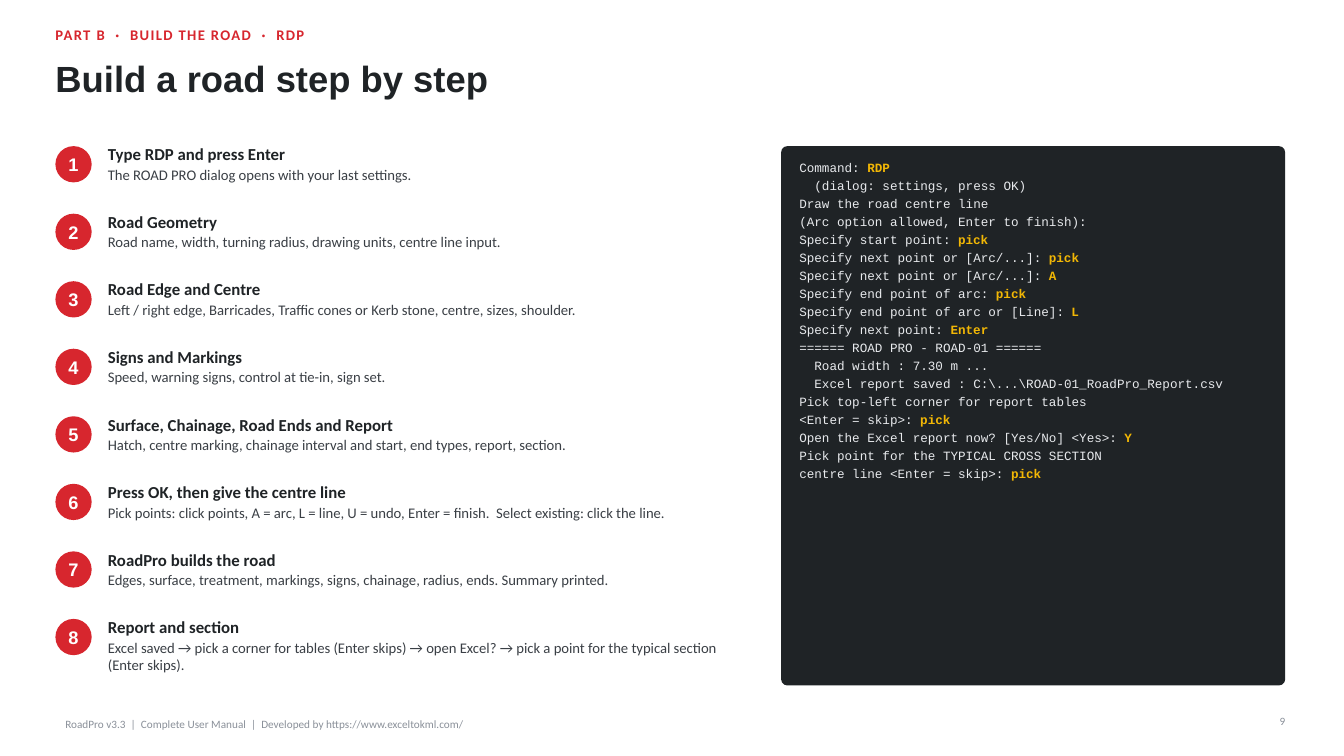
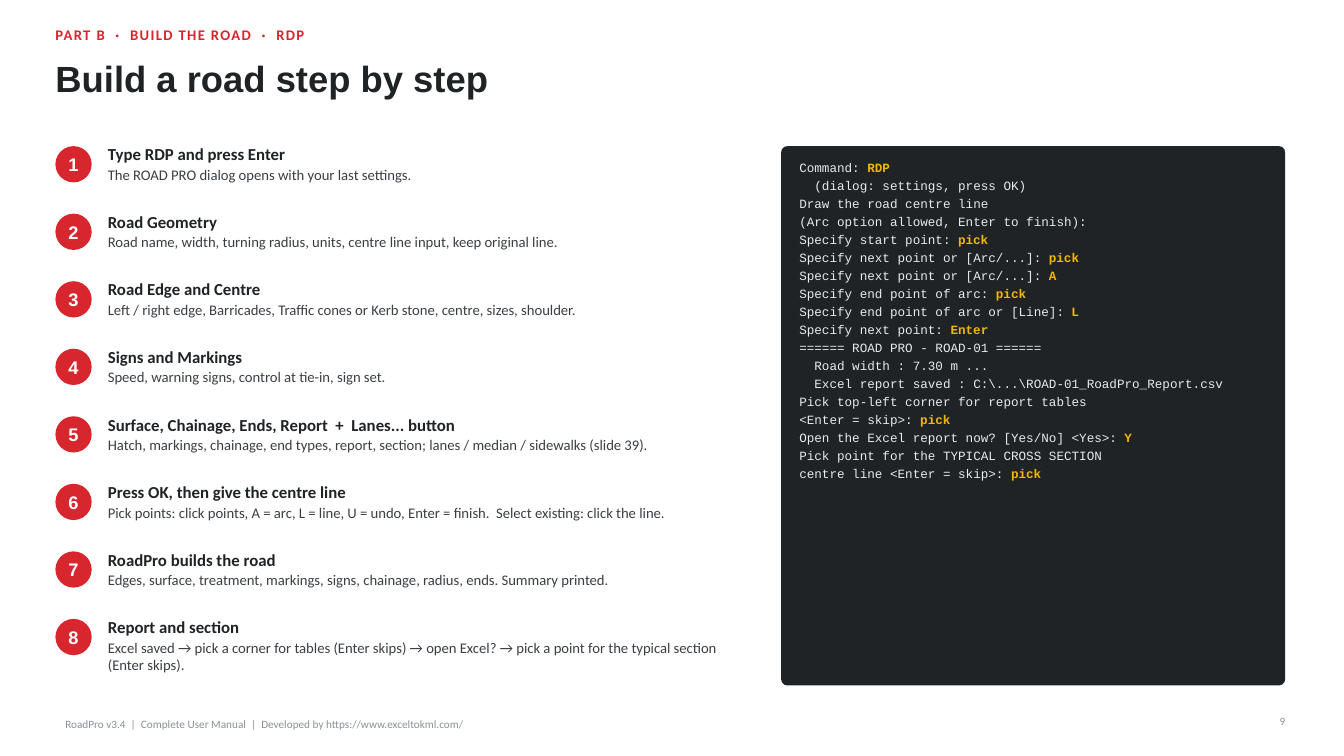
Before and after one commit to Asjad-Mehmood/KML-WEBSITE-, a slide deck: slide 9 of public/roadpro/RoadPro_User_Guide.pptx. Drawn at 1344x756 pixels with LibreOffice and Linux fonts; fonts in the diff are those of the drawing. Boxes give left, top, right and bottom in pixels: in the first picture for what was removed or moved away, otherwise in the second. Text is boxed around its words. In the diff, an @@ line names an element or a change of style, - is before the commit and + after.

```diff
--- a/public/roadpro/RoadPro_User_Guide.pptx
+++ b/public/roadpro/RoadPro_User_Guide.pptx
@@ text at (108,236,557,250): text changed @@
-Road name, width, turning radius, drawing units, centre line input.
+Road name, width, turning radius, units, centre line input, keep original line.
@@ text at (108,419,647,453): text changed @@
-Surface, Chainage, Road Ends and Report
-Hatch, centre marking, chainage interval and start, end types, report, section.
+Surface, Chainage, Ends, Report + Lanes... button
+Hatch, markings, chainage, end types, report, section; lanes / median / sidewalks (slide 39).
@@ text at (65,720,463,730): text changed @@
-RoadPro v3.3 | Complete User Manual | Developed by https://www.exceltokml.com/
+RoadPro v3.4 | Complete User Manual | Developed by https://www.exceltokml.com/
```
Also in this commit, not shown: 36 other slides changed, 10 slides added, 1 slide removed, 22 other files.
